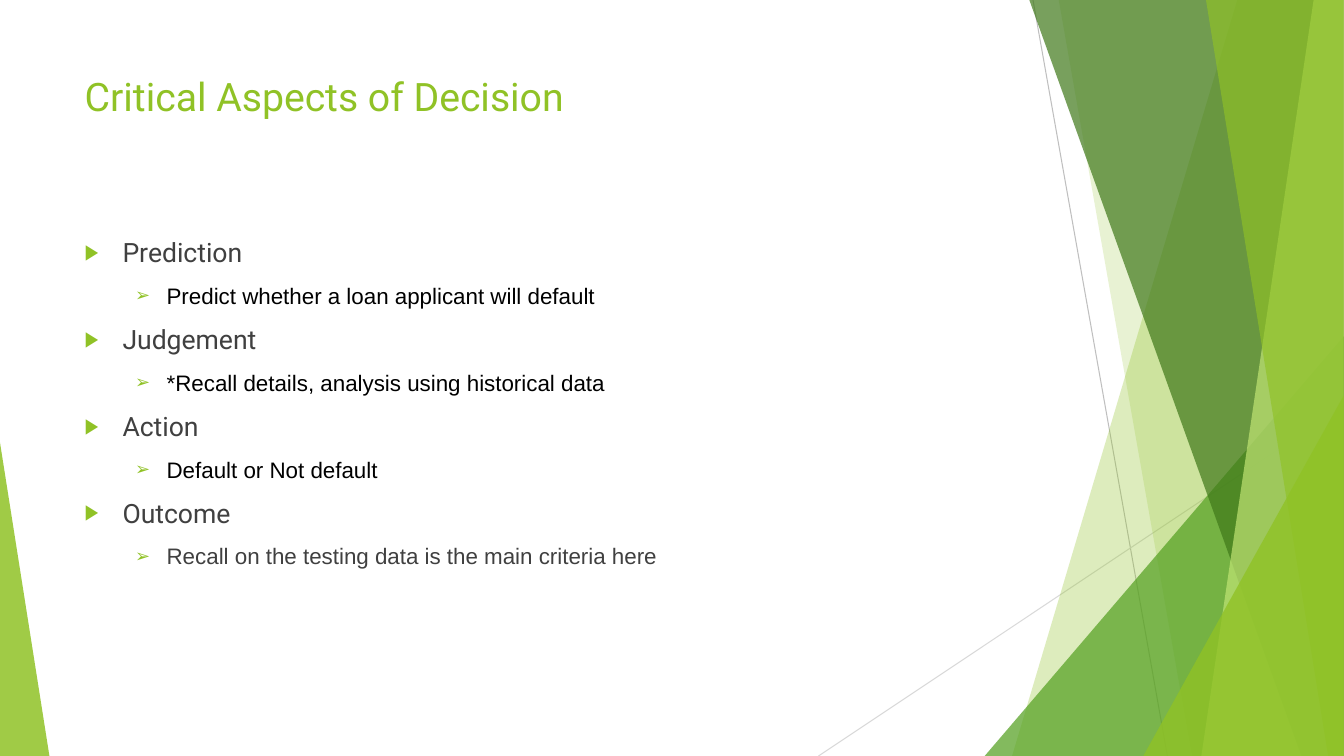
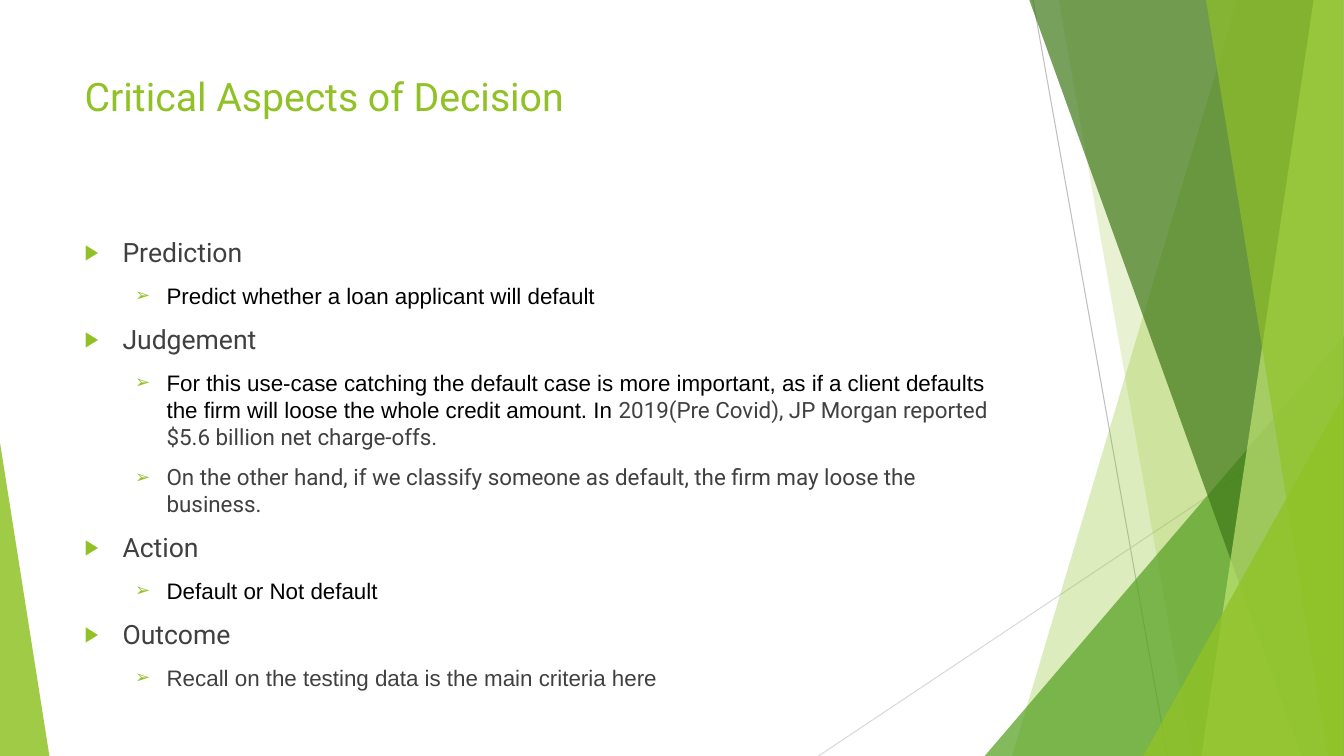
Before and after one commit to amoghugupte/Slackers-Capstone, a slide deck: slide 5 of Credit Default detector_v3.pptx. Drawn at 1344x756 pixels with LibreOffice and Linux fonts; fonts in the diff are those of the drawing. Boxes give left, top, right and bottom in pixels: in the first picture for what was removed or moved away, otherwise in the second. Text is boxed around its words. In the diff, an @@ line names an element or a change of style, - is before the commit and + after.

```diff
--- a/Credit Default detector_v3.pptx
+++ b/Credit Default detector_v3.pptx
@@ text at [167,374,987,512]: text changed; font Arial to Roboto; text colour #000000 to #404040 @@
-  ➢ *Recall details, analysis using historical data
+  ➢ For this use-case catching the default case is more important, as if a client defaults the firm will loose the whole credit amount. In 2019(Pre Covid), JP Morgan reported $5.6 billion net charge-offs.
+  ➢ On the other hand, if we classify someone as default, the firm may loose the business.
```
Also in this commit, not shown: 5 other slides changed, 1 slide added, 1 slide removed, 4 other files.
